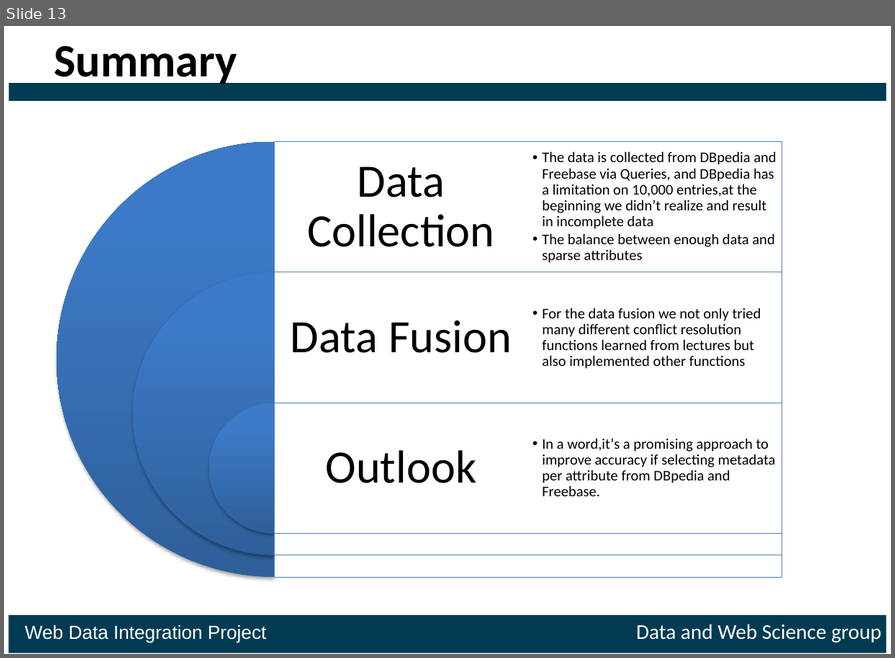
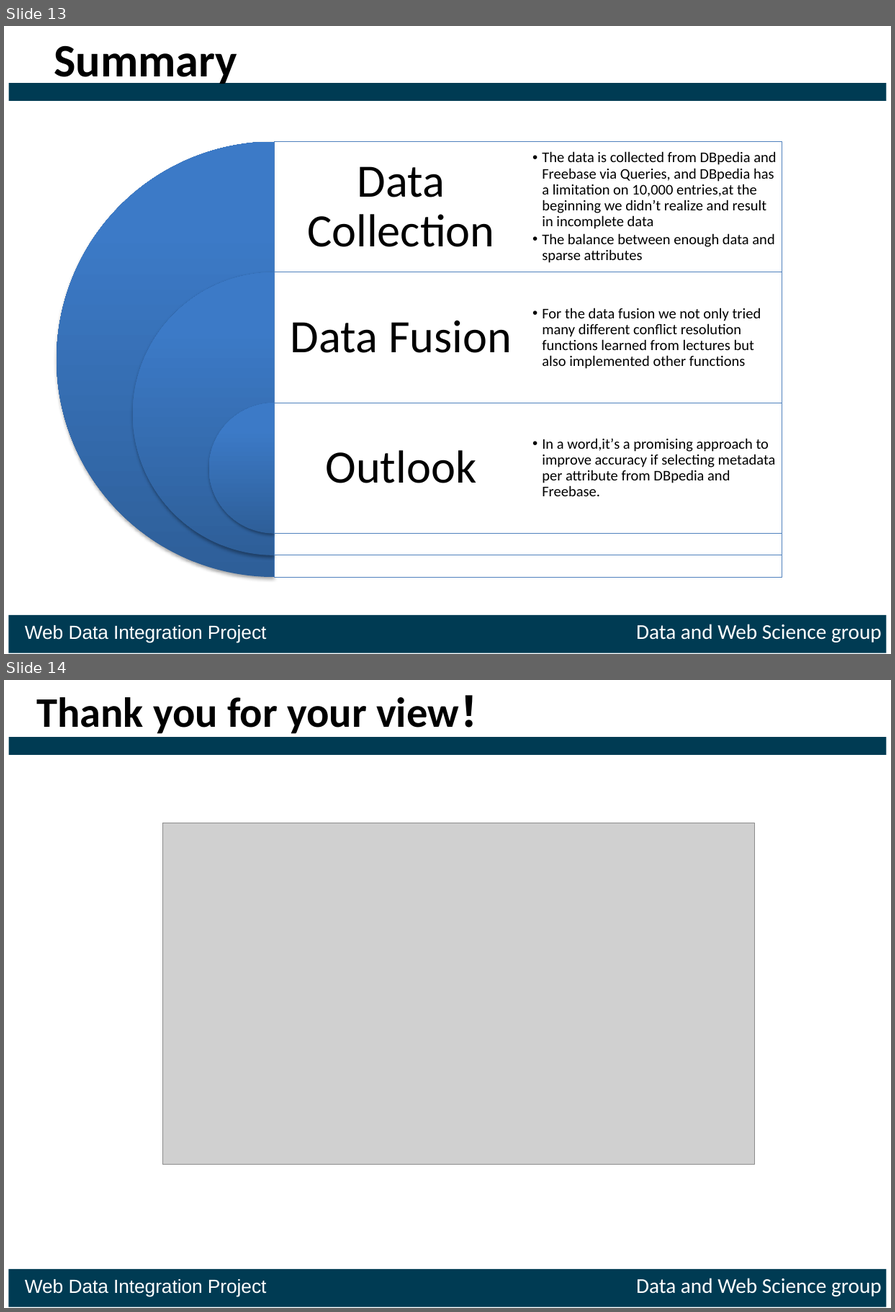
Before and after one commit to ofrendo/WebDataIntegration, a slide deck: presentation/Presentation_template.pptx. Shown one above the other, each under a label of ours: slide 13 before the commit, slides 13 and 14 after it. The pictures are 895x658 and 895x1312 pixels, drawn with LibreOffice and Linux fonts; fonts in the diff are those of the drawing; grey boxes stand for pictures. Boxes give left, top, right and bottom in pixels: in the first picture for what was removed or moved away, otherwise in the second. Text is boxed around its words. In the diff, an @@ line names an element or a change of style, - is before the commit and + after.

Commit message:
slides

```diff
--- a/presentation/Presentation_template.pptx
+++ b/presentation/Presentation_template.pptx
@@ slide 14 added at (4,680,891,1308), background #FFFFFF; not listed: 2 template elements that a slide beside it also shows @@
@@ title added at (36,695,501,734), 40 pt, text #000000, bold @@
+Thank you for your view！
@@ picture added at (163,823,755,1165) @@
@@ rectangle added at (120,903,120,929), fill #FFFFFF @@
@@ text added at (25,1278,882,1297), 18 pt, text #FFFFFF @@
+Web Data Integration Project Data and Web Science group
```
